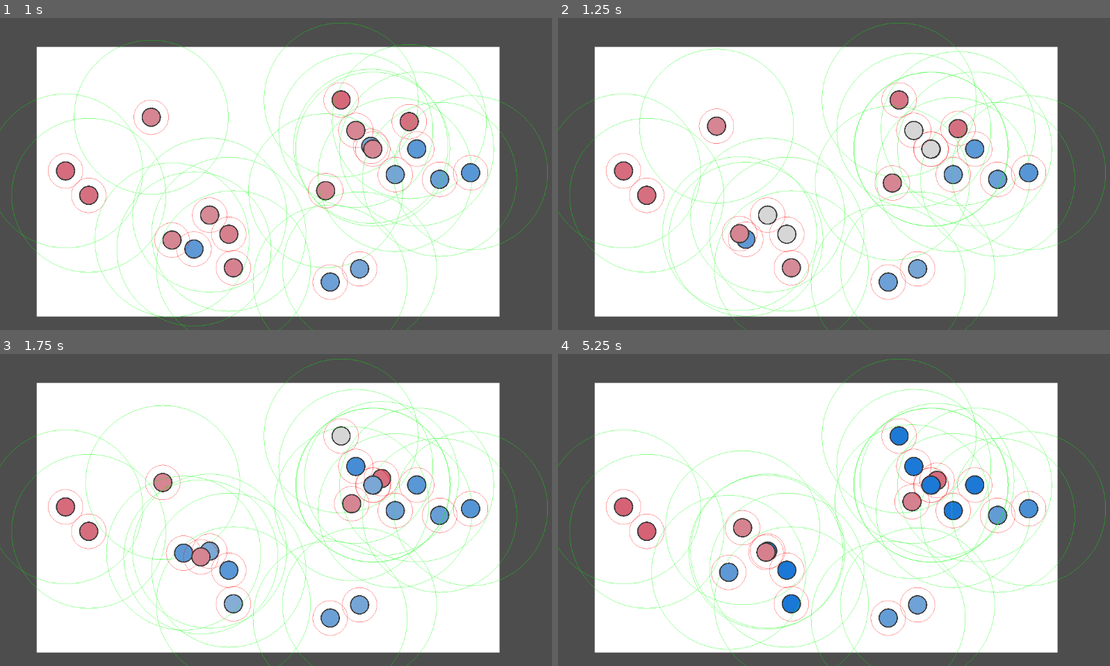
Above: before the commit, frames 1-4 (two rows, left to right).
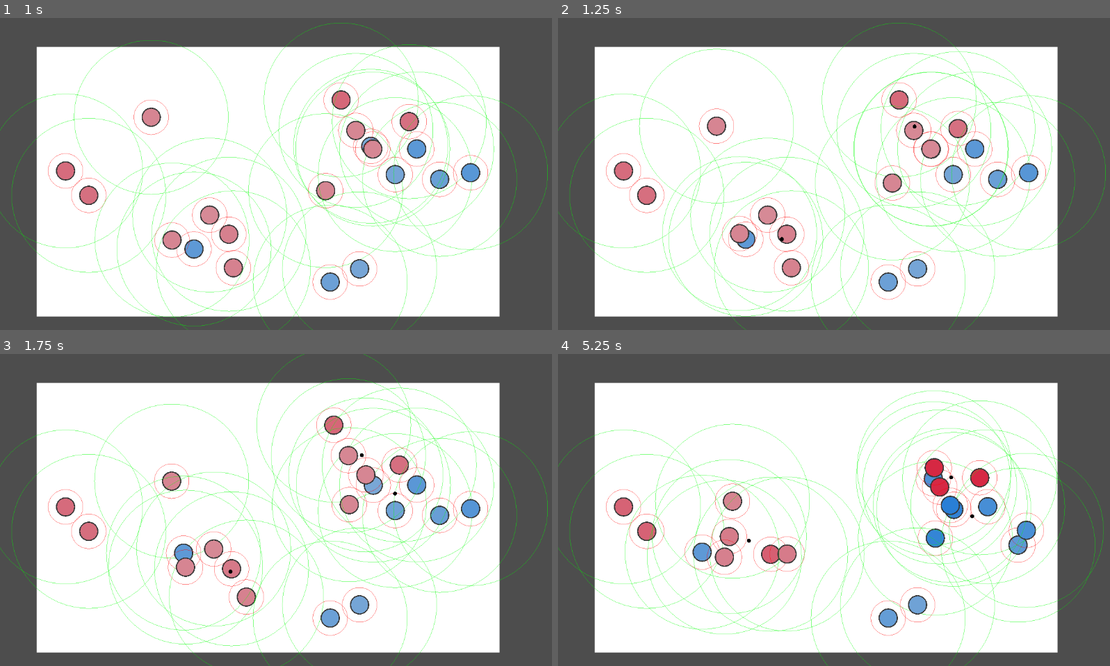
Above: after the commit, the same moments.

Repository: s7eamy/social-bubbles
Game: Godot game, scene res://scenes/levels/test_level/test_level.tscn
Two runs of this game, one before a commit and one after it. Both use one fixed random seed, a clock stepped at 60 frames per second and the inputs below. This scene is started directly instead of the project's main scene.
Inputs (mouse positions are in pixels of both pictures, inside the frame that each line leads up to):
- Up to frame 1 (1 s): move the mouse to (331, 83) at 0.52 s; click (331, 83) at 0.67 s
- Up to frame 2 (1.25 s): no input
- Up to frame 3 (1.75 s): move the mouse to (336, 519) at 1.27 s; click (336, 519) at 1.42 s
- Up to frame 4 (5.25 s): move the mouse to (999, 516) at 2.02 s; click (999, 516) at 2.17 s; move the mouse to (938, 481) at 2.77 s; click (938, 481) at 2.92 s; move the mouse to (955, 510) at 3.52 s; click (955, 510) at 3.67 s; move the mouse to (646, 531) at 4.27 s; click (646, 531) at 4.42 s; move the mouse to (916, 603) at 5.02 s; click (916, 603) at 5.17 s

Frame 1 is identical in both runs. In frame 2, 0.5% of the frame differs, in the area x 36-70%, y 33-73%; in frame 3, 6.8%; in frame 4, 11%, in the area x 12-100%, y 1-100%.

Commit message:
feat: implement brownian motion for social bubbles

Diff:
--- a/scenes/characters/social_bubble/social_bubble.gd
+++ b/scenes/characters/social_bubble/social_bubble.gd
@@ -10,6 +10,11 @@
 
 var affected: bool = false
 var affected_by_social_bubbles: Array = []
+
+var time_since_last_update: float = 0.0
+var current_direction: Vector2 = Vector2.ZERO
+var update_interval: float = 0.4
+var speed: float = 100.0
 
 func _ready() -> void:
 	var update_units_comprising_timer = $UpdateUnitsComprisingTimer
@@ -45,8 +50,26 @@
 	else:
 		return Vector2.ZERO
 
+func _draw() -> void:
+	var pos: Vector2 = position
+	draw_circle(pos, 5, Color(0, 0, 0, 1), true)
+
 func _process(delta: float) -> void:
+	time_since_last_update += delta
 	affect_units_comprising_media_literacy()
+	position = get_average_position()
+	current_direction = brownian_motion()
+	if time_since_last_update >= update_interval:
+		for unit in units_comprising:
+			# i am not entirely sure how this part works
+			unit.current_direction = current_direction
+		time_since_last_update = 0.0
+
+
+func brownian_motion() -> Vector2:
+	var direction = Vector2(randf_range(-1, 1), randf_range(-1, 1))
+	current_direction = direction.normalized()
+	return current_direction
 
 func affect_units_comprising_media_literacy():
 	if affected == false: return
